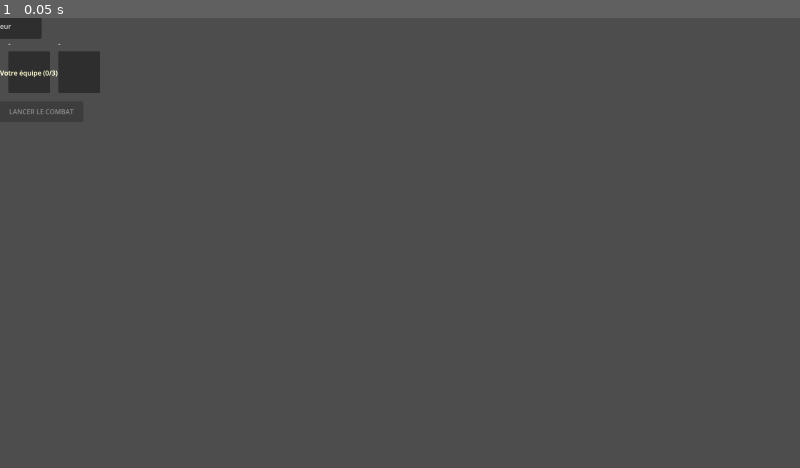
Above: before the commit, frame 1.
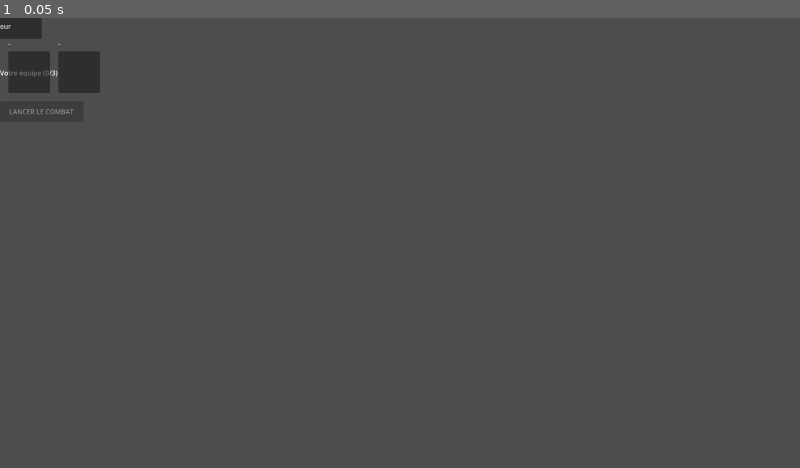
Above: after the commit, the same moment.

Repository: CharlieG42/Zimut
Game: Godot game, scene res://scenes/TeamSelection.tscn
The game is run twice, just before and just after one commit, with the same random seed, the same clock (stepped at 60 frames per second) and the same inputs.
Inputs:
- Up to frame 1 (0.05 s): no input

The runs differ from the first frame. In frame 1, less than 0.1% of the frame differs, in the area x 0-8%, y 11-14%.
Error before the commit: Invalid assignment of property or key 'border_width_all' with value of type 'int' on a base object of type 'StyleBoxFlat'. (res://scripts/TeamSelectionManager.…
Error after the commit: Parse Error: Used tab character for indentation instead of space as used before in the file. (res://scripts/TeamSelectionManager.gd:207)

Commit message:
Fix border_width_all -> individual border widths for Godot 4.x

Diff:
--- a/prototype/Godot_iso/scripts/TeamSelectionManager.gd
+++ b/prototype/Godot_iso/scripts/TeamSelectionManager.gd
@@ -203,7 +203,10 @@
         stylebox.corner_radius_top_right = 15
         stylebox.corner_radius_bottom_right = 15
         stylebox.corner_radius_bottom_left = 15
-        stylebox.border_width_all = 2
+        stylebox.border_width_left = 2
+		stylebox.border_width_right = 2
+		stylebox.border_width_top = 2
+		stylebox.border_width_bottom = 2
         stylebox.border_color = Color(0.5, 0.5, 0.5)
         preview_frame.add_theme_stylebox_override("panel", stylebox)
 
@@ -360,7 +363,10 @@
                 stylebox.corner_radius_top_right = 15
                 stylebox.corner_radius_bottom_right = 15
                 stylebox.corner_radius_bottom_left = 15
-                stylebox.border_width_all = 2
+                stylebox.border_width_left = 2
+		stylebox.border_width_right = 2
+		stylebox.border_width_top = 2
+		stylebox.border_width_bottom = 2
                 stylebox.border_color = class_info["color"]
                 preview_frame.add_theme_stylebox_override("panel", stylebox)
 
@@ -389,7 +395,10 @@
                     stylebox.corner_radius_top_right = 15
                     stylebox.corner_radius_bottom_right = 15
                     stylebox.corner_radius_bottom_left = 15
-                    stylebox.border_width_all = 2
+                    stylebox.border_width_left = 2
+		stylebox.border_width_right = 2
+		stylebox.border_width_top = 2
+		stylebox.border_width_bottom = 2
                     stylebox.border_color = Color(0.5, 0.5, 0.5)
                     preview_frame.add_theme_stylebox_override("panel", stylebox)
 
